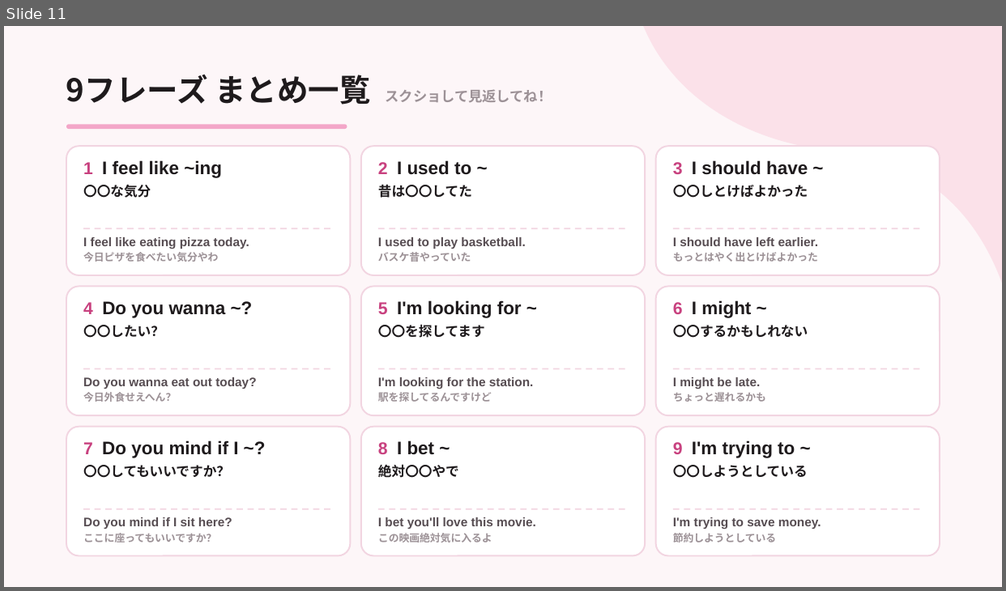
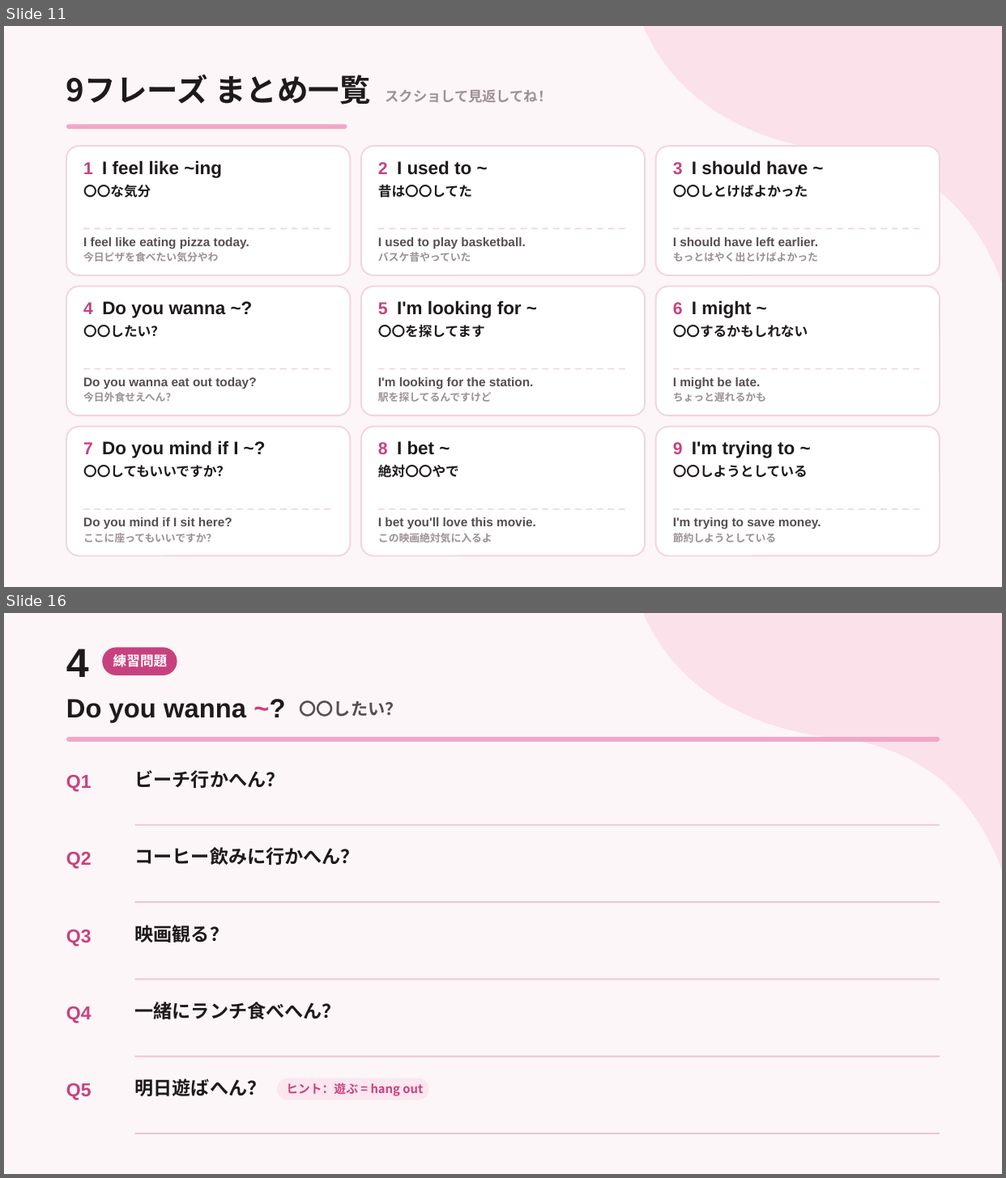
Before and after one commit to hinakajisaki-dev/hina-english, a slide deck: matome/9-phrases/9-phrases-matome.pptx. Shown one above the other, each under a label of ours: slide 11 before the commit, slides 11 and 16 after it; the slides between them are not shown. The pictures are 1006x591 and 1006x1178 pixels, drawn with LibreOffice and Linux fonts; fonts in the diff are those of the drawing. Boxes give left, top, right and bottom in pixels: in the first picture for what was removed or moved away, otherwise in the second. Text is boxed around its words. In the diff, an @@ line names an element or a change of style, - is before the commit and + after.

```diff
--- a/matome/9-phrases/9-phrases-matome.pptx
+++ b/matome/9-phrases/9-phrases-matome.pptx
@@ slide 16 added at (4, 613, 1002, 1174), background #FDF6F8 @@
@@ freeform shape added at (643, 613, 1002, 871), fill #FBE1E9 @@
@@ text added at (66, 649, 89, 677), 39 pt, text #1E1A1C, bold @@
+4
@@ rounded rectangle added at (102, 648, 177, 676), fill #C8417F @@
@@ text added at (113, 654, 168, 667), 13 pt, text #FFFFFF, bold @@
+練習問題
@@ text added at (66, 699, 246, 723), 25.5 pt, text #1E1A1C, bold @@
+Do you wanna ~?
@@ text added at (300, 700, 403, 717), 16.5 pt, text #574D52, bold @@
+〇〇したい？
@@ rounded rectangle added at (66, 737, 940, 742), fill #F3A6C8 @@
@@ text added at (66, 775, 91, 792), 18 pt, text #C8417F, bold @@
+Q1
@@ text added at (135, 770, 285, 788), 18 pt, text #1E1A1C, bold @@
+ビーチ行かへん？
@@ rectangle added at (135, 824, 940, 825), fill #EDC6D6 @@
@@ text added at (66, 852, 91, 869), 18 pt, text #C8417F, bold @@
+Q2
@@ text added at (135, 847, 360, 865), 18 pt, text #1E1A1C, bold @@
+コーヒー飲みに行かへん？
@@ rectangle added at (135, 901, 940, 903), fill #EDC6D6 @@
@@ text added at (135, 925, 228, 943), 18 pt, text #1E1A1C, bold @@
+映画観る？
@@ text added at (66, 930, 91, 947), 18 pt, text #C8417F, bold @@
+Q3
@@ rectangle added at (135, 979, 940, 981), fill #EDC6D6 @@
@@ text added at (66, 1007, 91, 1024), 18 pt, text #C8417F, bold @@
+Q4
@@ text added at (135, 1002, 341, 1020), 18 pt, text #1E1A1C, bold @@
+一緒にランチ食べへん？
@@ rectangle added at (135, 1056, 940, 1058), fill #EDC6D6 @@
@@ text added at (66, 1084, 91, 1101), 18 pt, text #C8417F, bold @@
+Q5
@@ text added at (135, 1079, 266, 1097), 18 pt, text #1E1A1C, bold @@
+明日遊ばへん？
@@ rounded rectangle added at (277, 1079, 429, 1101), fill #FCE6EF @@
@@ text added at (286, 1083, 423, 1097), 11.5 pt, text #C8417F, bold @@
+ヒント：遊ぶ = hang out
@@ rectangle added at (135, 1133, 940, 1135), fill #EDC6D6 @@
```
Also in this commit, not shown: 1 slide changed, 12 other slides added, 3 other files.
